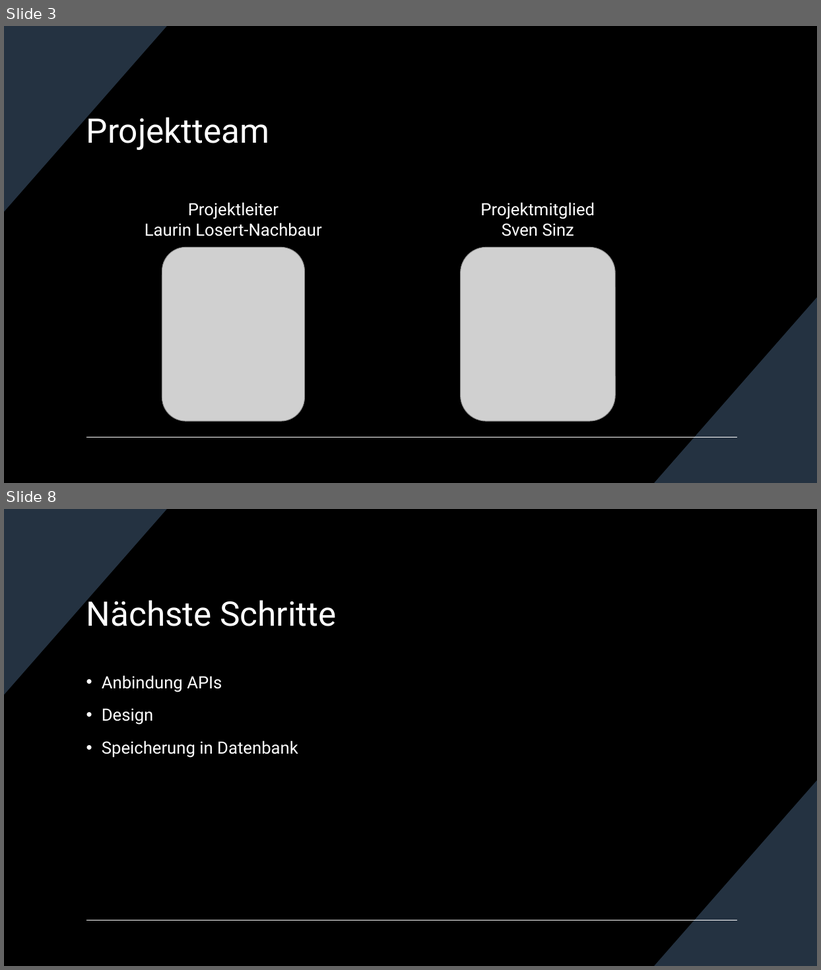
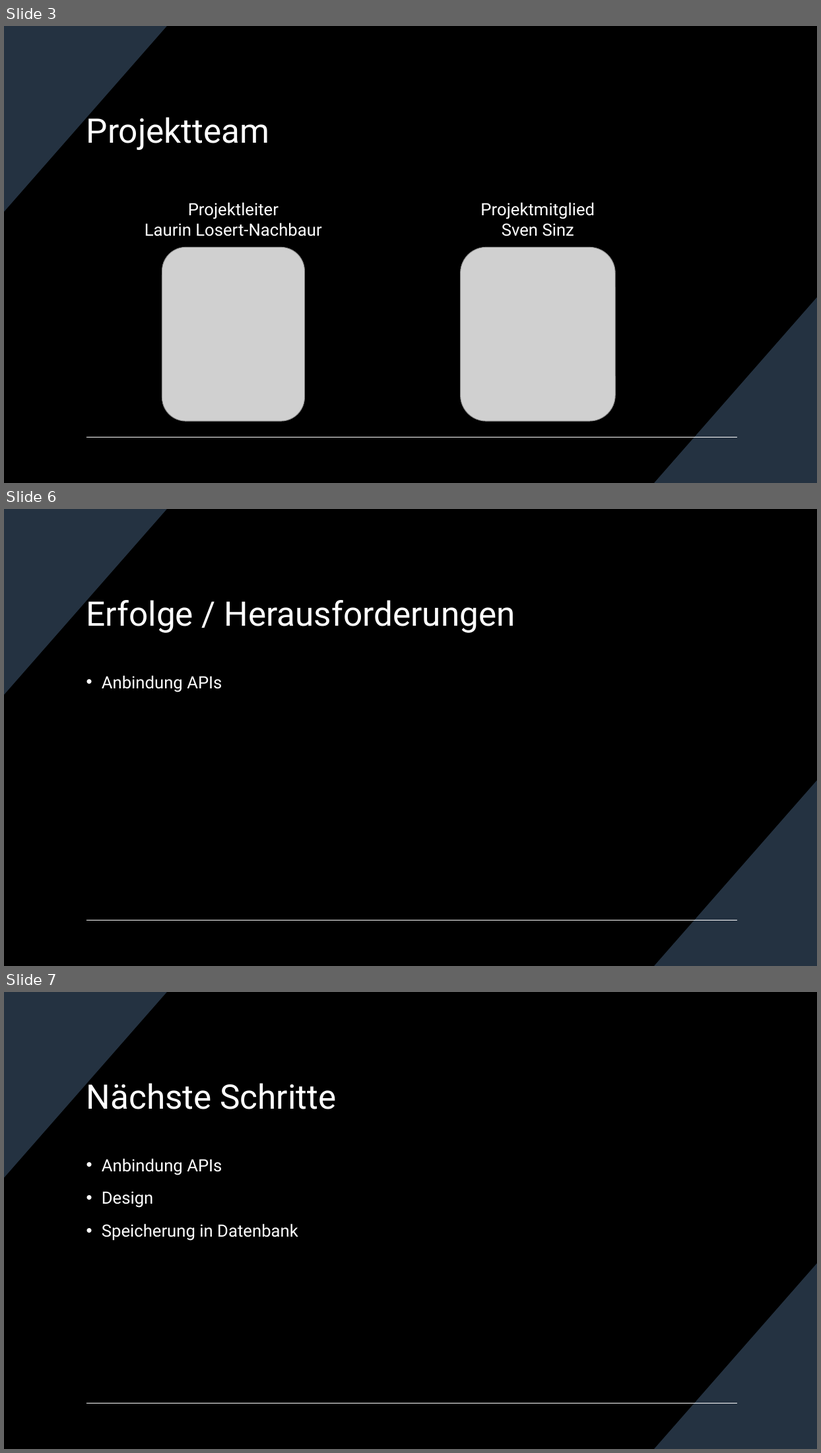
Before and after one commit to AaloFanaa/htldo5_swp, a slide deck: ScreenTale/Projektmanagement/Projekt Präsentationen/ScreenTale Zwischenpräsentation _14_02_2024.pptx. Shown one above the other, each under a label of ours: slides 3 and 8 before the commit, slides 3, 6 and 7 after it; the slides between them are not shown. The pictures are 821x970 and 821x1453 pixels, drawn with LibreOffice and Linux fonts; fonts in the diff are those of the drawing; grey boxes stand for pictures. Boxes give left, top, right and bottom in pixels: in the first picture for what was removed or moved away, otherwise in the second. Text is boxed around its words. In the diff, an @@ line names an element or a change of style, - is before the commit and + after.

```diff
--- a/ScreenTale/Projektmanagement/Projekt Präsentationen/ScreenTale Zwischenpräsentation _14_02_2024.pptx
+++ b/ScreenTale/Projektmanagement/Projekt Präsentationen/ScreenTale Zwischenpräsentation _14_02_2024.pptx
@@ slide 6 added at <box>4,509,817,966</box>, background #000000; not listed: 3 template elements that a slide beside it also shows @@
@@ title added at <box>86,595,516,633</box>, 40 pt, text #FFFFFF @@
+Erfolge / Herausforderungen
@@ text added at <box>102,675,222,692</box>, 20 pt, text #FFFFFF @@
+• Anbindung APIs
@@ what was slide 8 is now slide 7 @@
```
Also in this commit, not shown: 2 slides changed, 1 other slide added, 3 slides removed.
